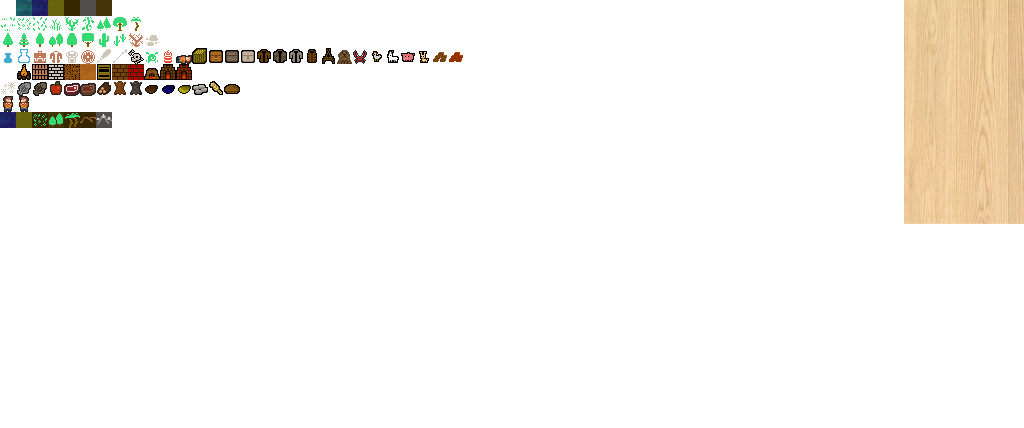
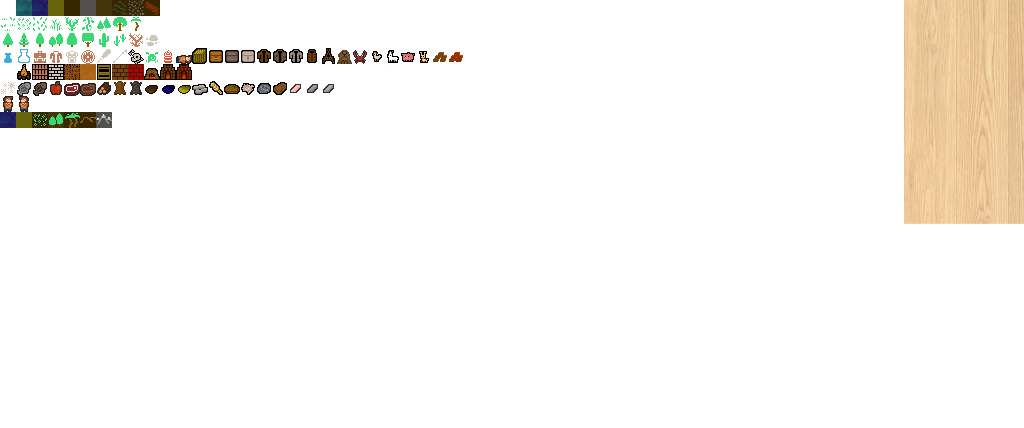
Revision of a layered 1024 x 428 image; what changed, layer by layer:
painted on "tilesheet.png" over [left=112, top=0, right=334, bottom=96]
